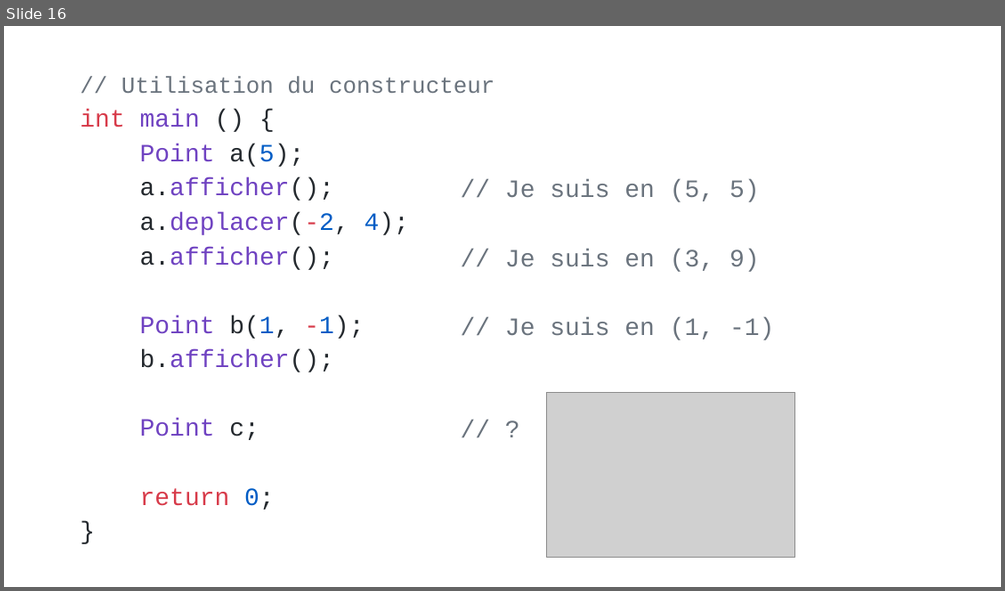
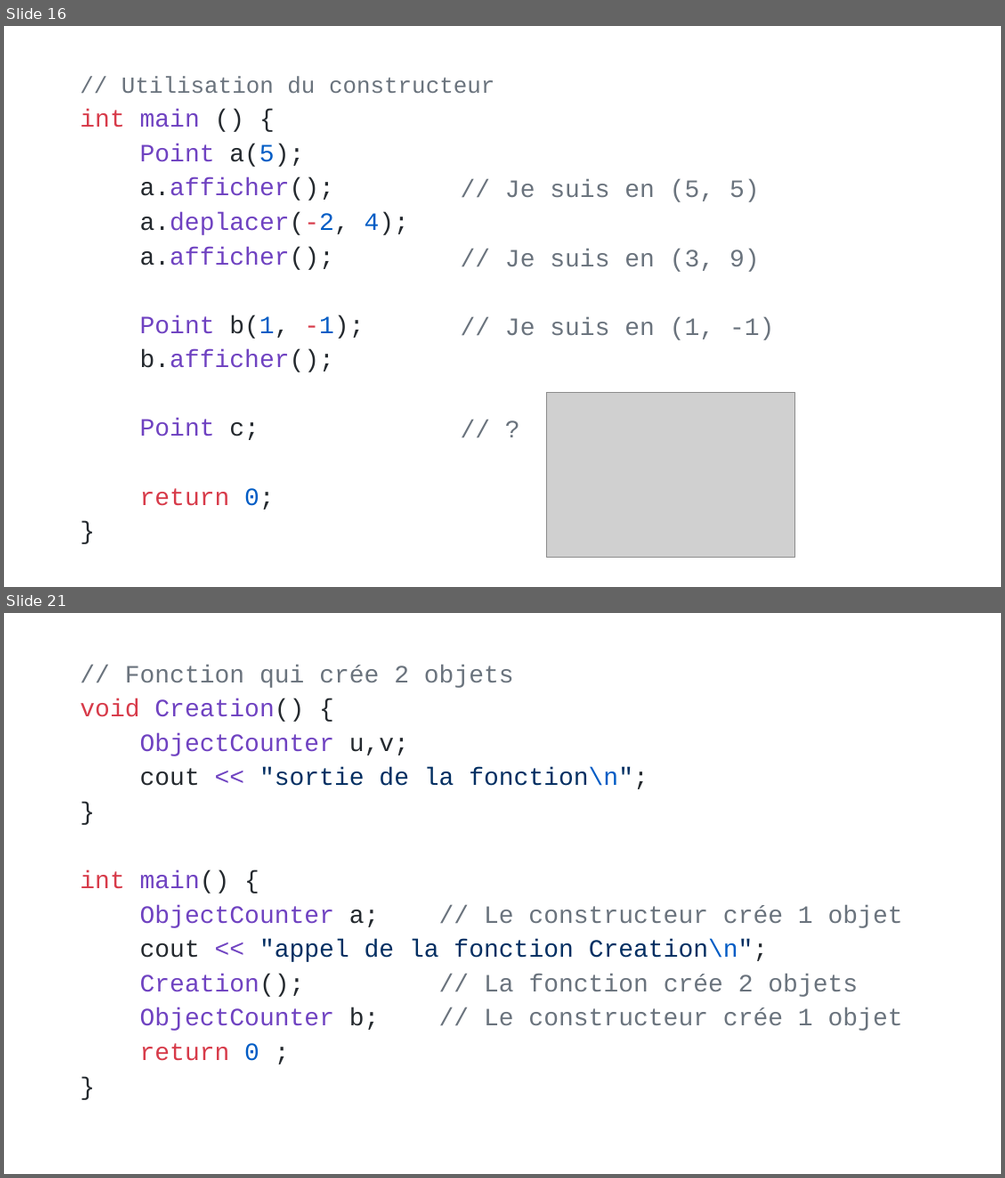
Before and after one commit to beerserker/BTS2, a slide deck: 02_CPP/01_POO/bts2_introduction-a-la-poo.pptx. Shown one above the other, each under a label of ours: slide 16 before the commit, slides 16 and 21 after it; the slides between them are not shown. The pictures are 1005x591 and 1005x1178 pixels, drawn with LibreOffice and Linux fonts; fonts in the diff are those of the drawing; grey boxes stand for pictures. Boxes give left, top, right and bottom in pixels: in the first picture for what was removed or moved away, otherwise in the second. Text is boxed around its words. In the diff, an @@ line names an element or a change of style, - is before the commit and + after.

```diff
--- a/02_CPP/01_POO/bts2_introduction-a-la-poo.pptx
+++ b/02_CPP/01_POO/bts2_introduction-a-la-poo.pptx
@@ slide 21 added at <box>4,613,1001,1174</box>, background #FFFFFF @@
@@ text added at <box>80,665,903,1061</box>, 24 pt, text #6A737D @@
+// Fonction qui crée 2 objets
+void Creation() {
+ObjectCounter u,v;
+cout << "sortie de la fonction\n";
+}
+int main() {
+ObjectCounter a; // Le constructeur crée 1 objet
+cout << "appel de la fonction Creation\n";
+Creation(); // La fonction crée 2 objets
+ObjectCounter b; // Le constructeur crée 1 objet
+return 0 ;
+}
```
Also in this commit, not shown: 5 other slides added.
